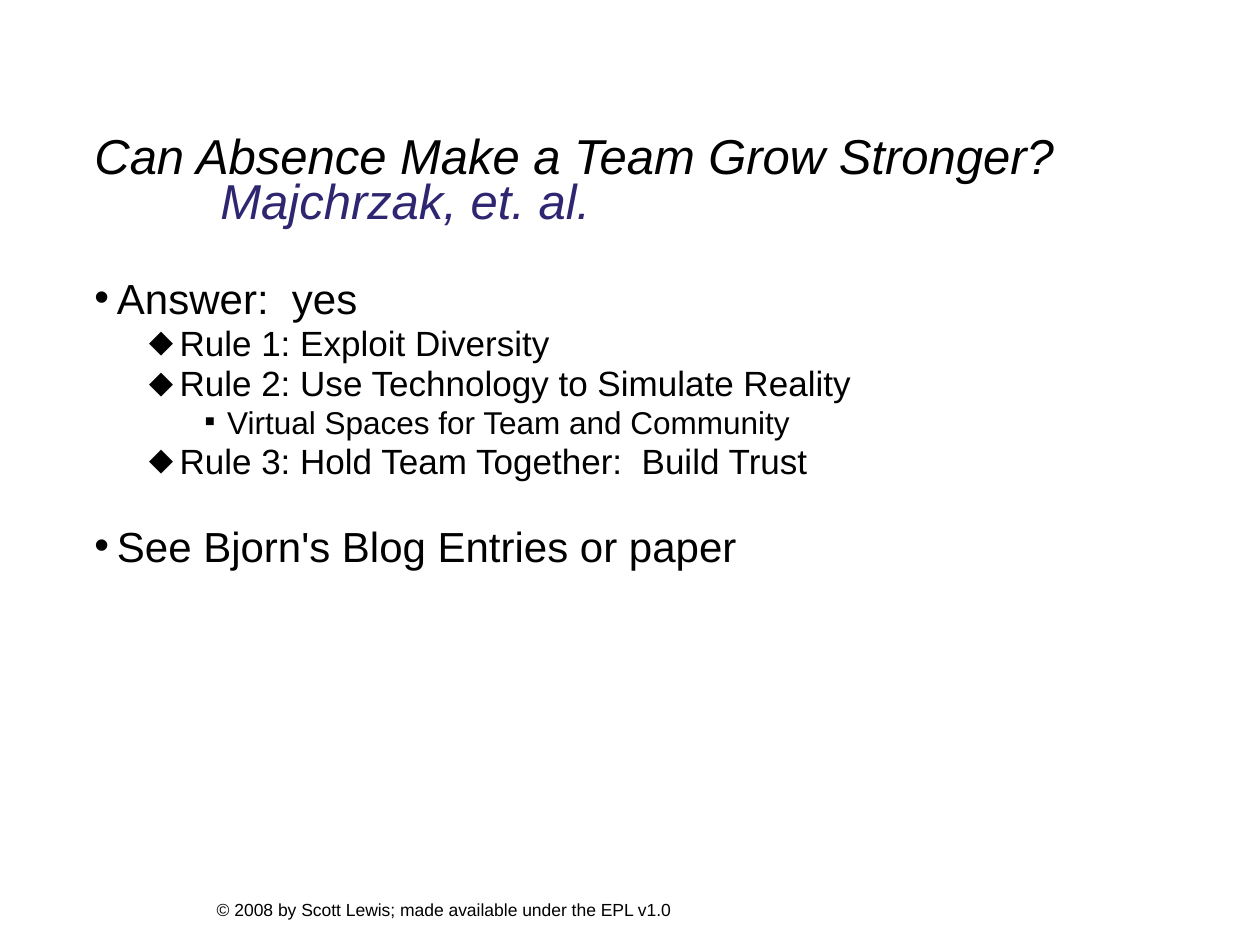
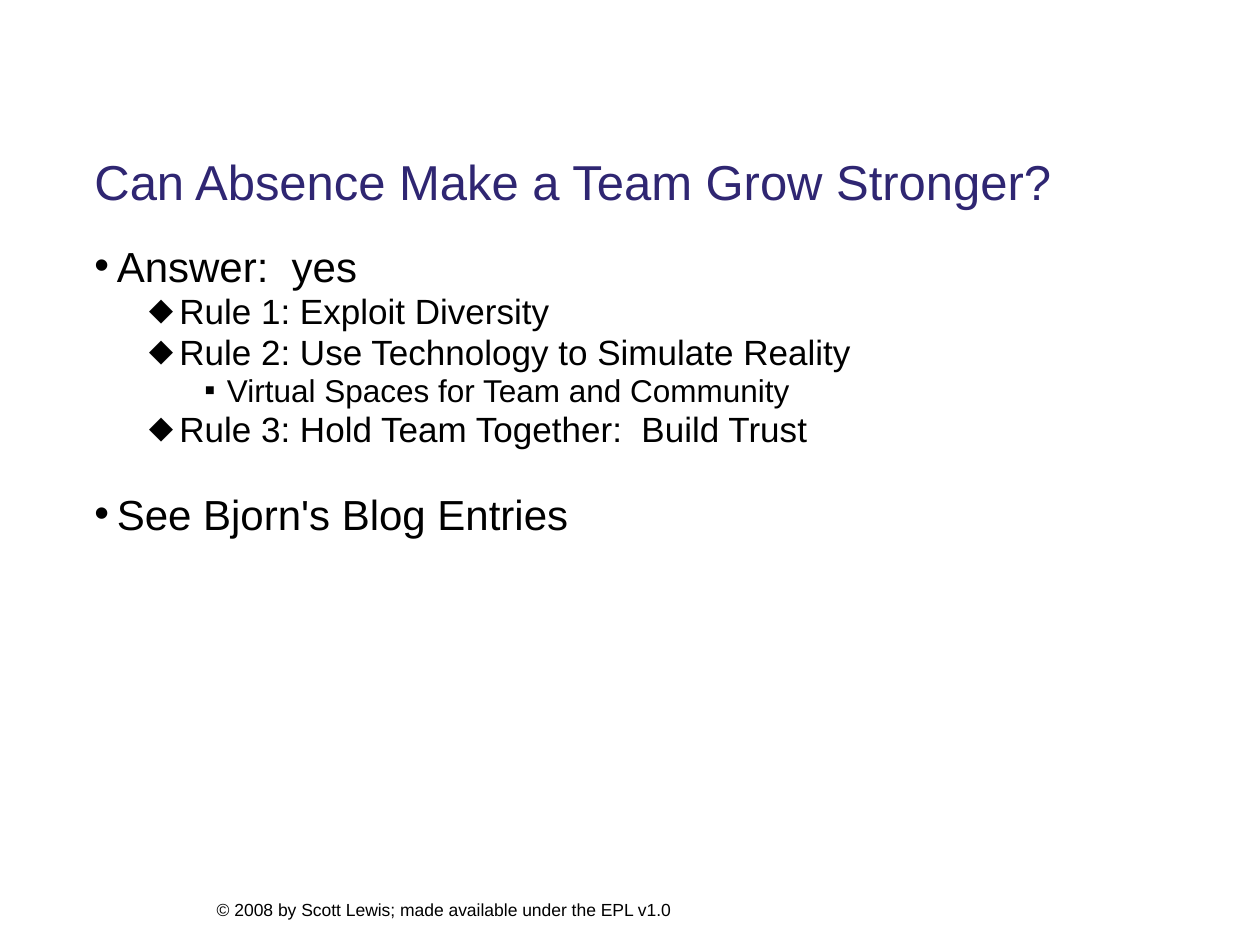
Before and after one commit to eclipse/ecf-website, a slide deck: slide 9 of presentations/eclipsecon2008/longtalk134/ecf_eclipsecon2008_134_DRAFT.ppt (slide 10 before the commit). Drawn at 1260x945 pixels with LibreOffice and Linux fonts; fonts in the diff are those of the drawing; background and template pictures are left out. Boxes give left, top, right and bottom in pixels: in the first picture for what was removed or moved away, otherwise in the second. Text is boxed around its words. In the diff, an @@ line names an element or a change of style, - is before the commit and + after.

```diff
--- a/presentations/eclipsecon2008/longtalk134/ecf_eclipsecon2008_134_DRAFT.ppt
+++ b/presentations/eclipsecon2008/longtalk134/ecf_eclipsecon2008_134_DRAFT.ppt
@@ title at <box>94,164,1051,210</box>: text changed; text colour #000000 to #2F2672; italic off @@
-Can Absence Make a Team Grow Stronger?
-Majchrzak, et. al.
+Can Absence Make a Team Grow Stronger?
@@ text "Answer: yes": place and size @@
-text "Answer: yes" at <box>117,285,850,570</box>
+text "Answer: yes" at <box>117,253,850,539</box>
@@ text at <box>179,298,850,449</box>: indent changed @@
@@ text at <box>117,499,568,539</box>: text changed @@
-• See Bjorn's Blog Entries or paper
+• See Bjorn's Blog Entries
```
Also in this commit, not shown: 18 other slides changed, 1 slide removed, 2 other files.
